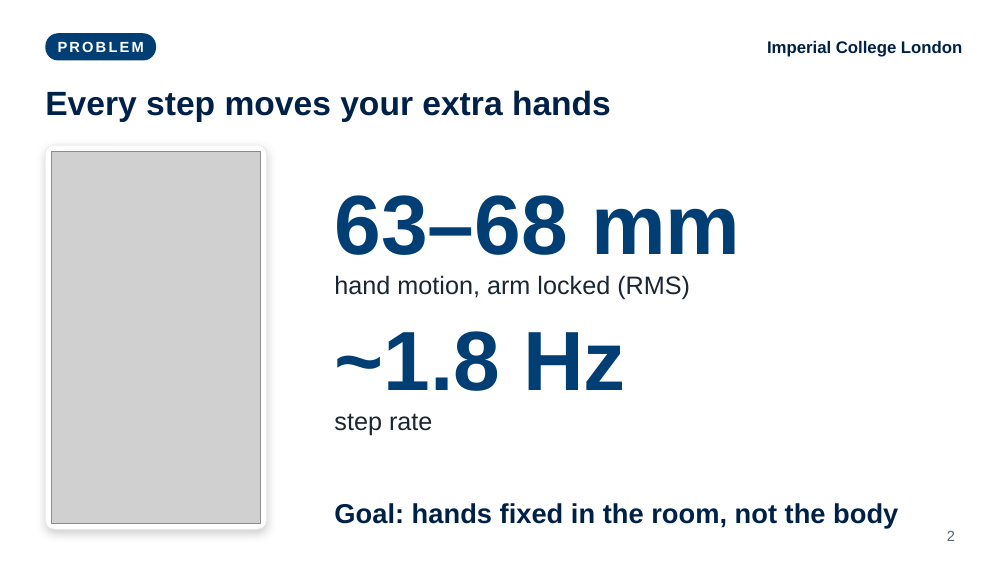
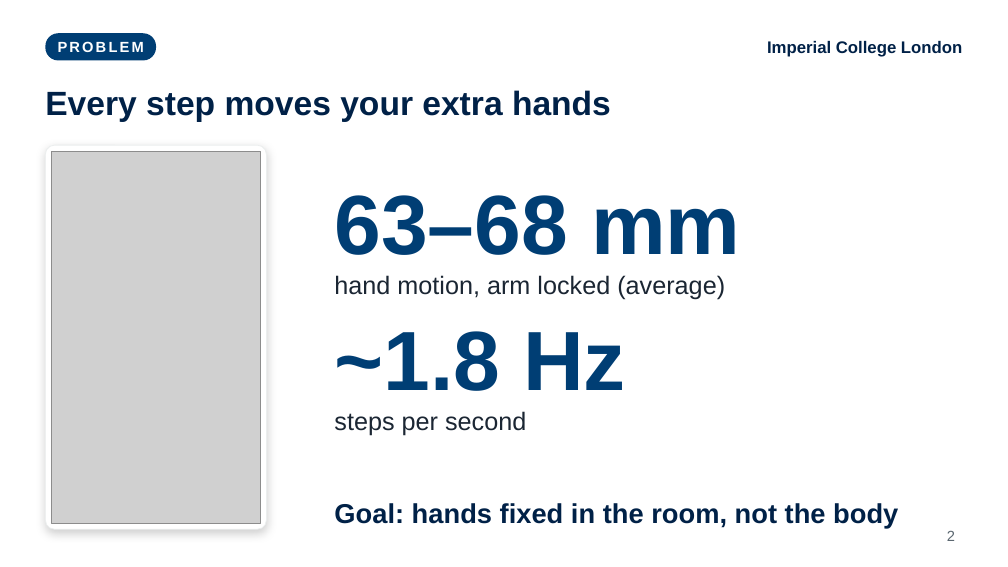
Before and after one commit to fechachris4/HumanSL_MAIN, a slide deck: slide 2 of presentation/World_Stable_Supernumerary_Effectors_Akabueze.pptx. Drawn at 1008x567 pixels with LibreOffice and Linux fonts; fonts in the diff are those of the drawing; grey boxes stand for pictures. Boxes give left, top, right and bottom in pixels: in the first picture for what was removed or moved away, otherwise in the second. Text is boxed around its words. In the diff, an @@ line names an element or a change of style, - is before the commit and + after.

```diff
--- a/presentation/World_Stable_Supernumerary_Effectors_Akabueze.pptx
+++ b/presentation/World_Stable_Supernumerary_Effectors_Akabueze.pptx
@@ text at box(334, 275, 725, 300): text changed @@
-hand motion, arm locked (RMS)
+hand motion, arm locked (average)
@@ text at box(334, 411, 526, 436): text changed @@
-step rate
+steps per second
```
Also in this commit, not shown: 5 other slides changed, 2 slides added, 1 slide removed, 2 other files.
